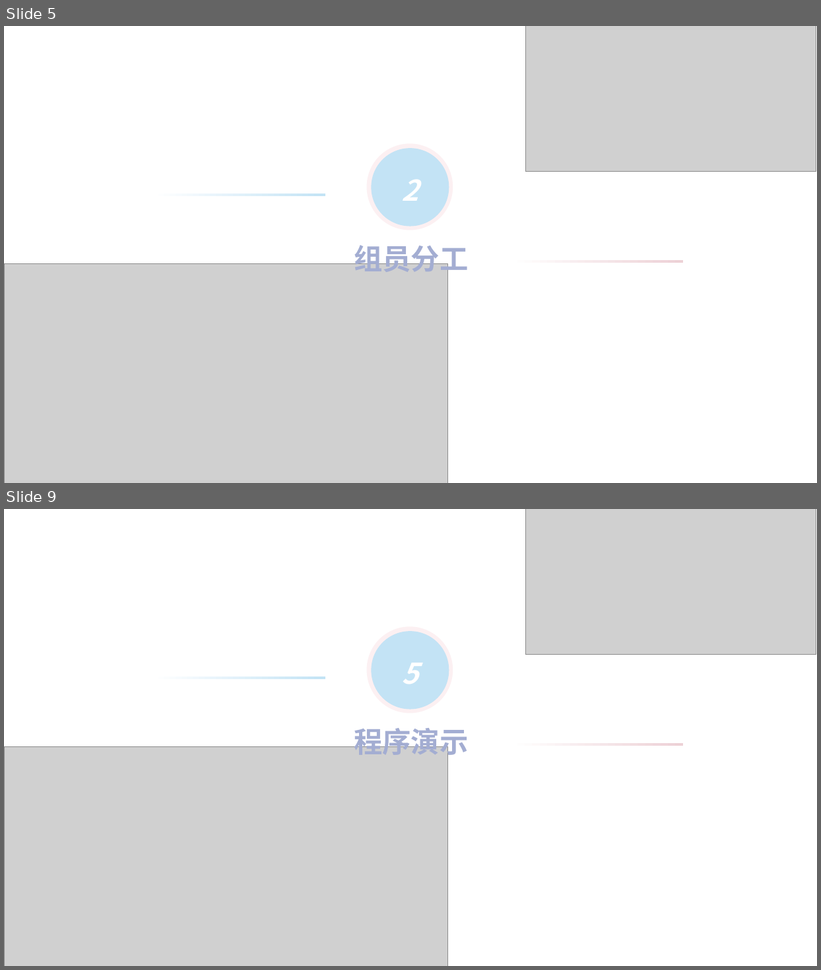
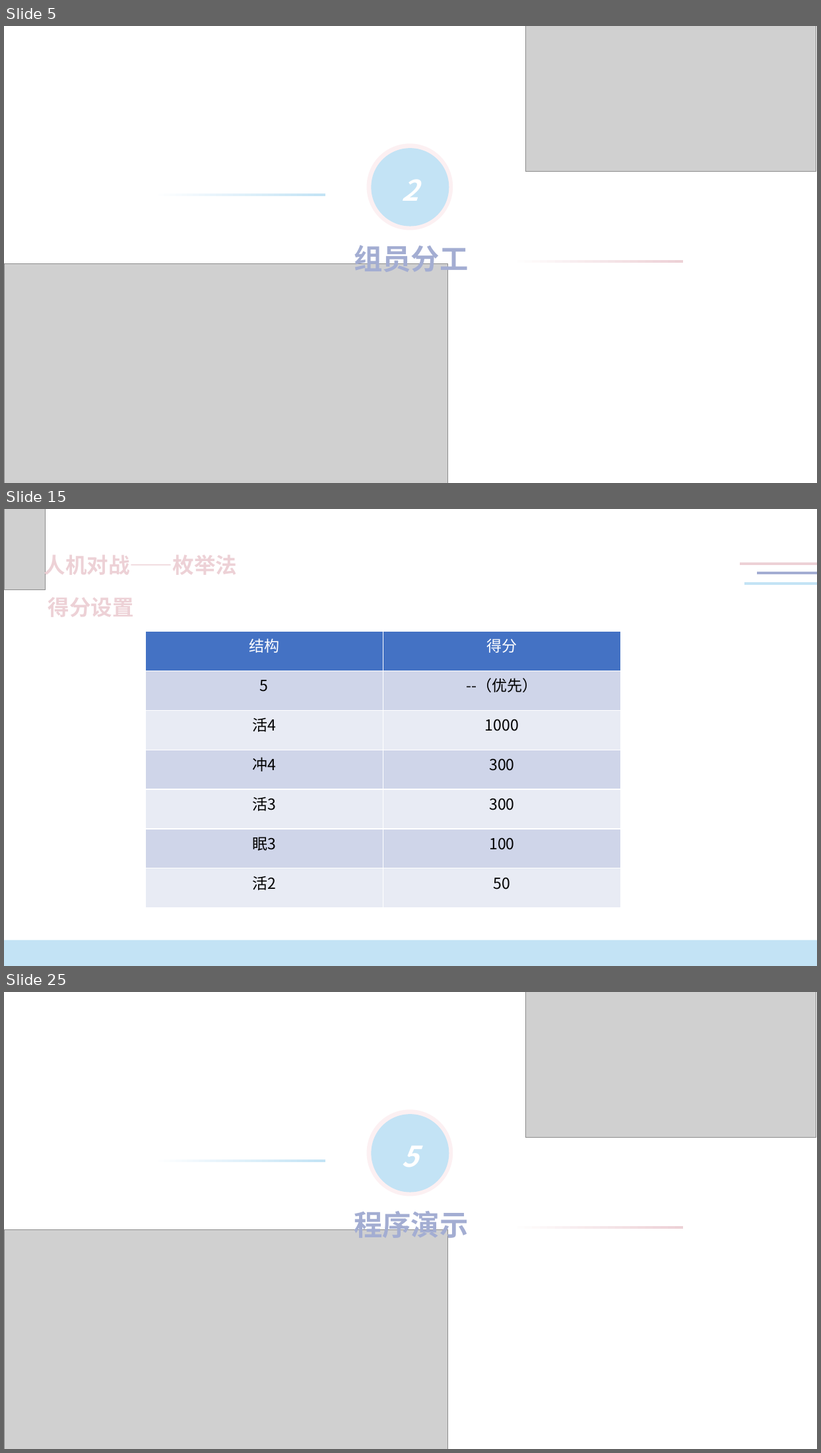
Before and after one commit to un-poco/Python-gobang, a slide deck: Python课设答辩.pptx. Shown one above the other, each under a label of ours: slides 5 and 9 before the commit, slides 5, 15 and 25 after it; the slides between them are not shown. The pictures are 821x970 and 821x1453 pixels, drawn with LibreOffice and Linux fonts; fonts in the diff are those of the drawing; grey boxes stand for pictures. Boxes give left, top, right and bottom in pixels: in the first picture for what was removed or moved away, otherwise in the second. Text is boxed around its words. In the diff, an @@ line names an element or a change of style, - is before the commit and + after.

```diff
--- a/Python课设答辩.pptx
+++ b/Python课设答辩.pptx
@@ slide 15 added at [4,509,817,966], background #FFFFFF @@
@@ picture added at [4,509,45,590] @@
@@ text added at [44,551,237,579], 25.3 pt, text #EDD1D6, bold @@
+人机对战——枚举法
@@ freeform shape added at [741,562,817,565], fill #EDD1D6 @@
@@ freeform shape added at [745,582,817,585], fill #C3E3F5 @@
@@ freeform shape added at [757,572,817,574], fill #A3ADD2 @@
@@ text added at [48,597,134,617], 25.3 pt, text #EDD1D6, bold @@
+得分设置
@@ table added at [145,631,621,908], 7 rows, 2 columns @@
+结构 | 得分
+5 | --（优先）
+活4 | 1000
+冲4 | 300
+活3 | 300
+眠3 | 100
+活2 | 50
@@ freeform shape added at [4,941,817,966], fill #C3E3F5 @@
@@ what was slide 9 is now slide 25 @@
```
Also in this commit, not shown: 3 slides changed, 16 other slides added, 2 slides removed, 16 other files.
